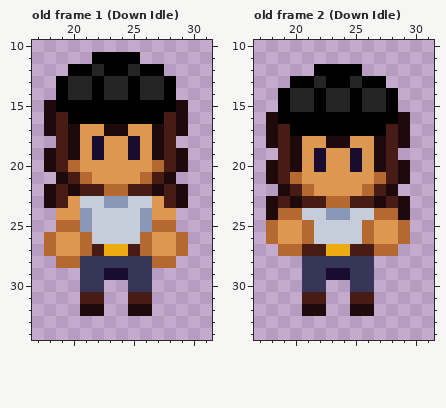
Pixel-art file: Aseprite/Npc's/Alice.aseprite. Above: the version before the commit.
48x48 pixels, 7 frames. Shown: old frame 1 (Down Idle): x 17..31, y 10..34; old frame 2 (Down Idle): x 17..31, y 10..34. The commit also changed other frames, which this record leaves out.
The same view after the edit:
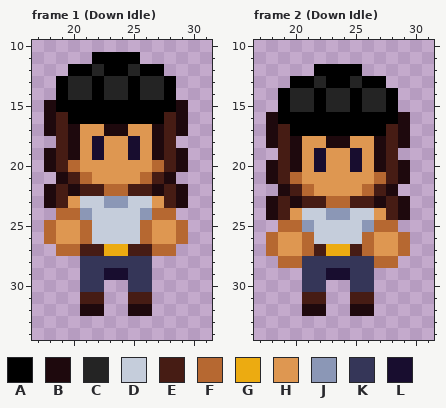
Palette (. is transparent): A #000000  B #1e090d  C #242424  D #c5cddb  E #461c14  F #b66831  G #ecab11  H #de9751  J #8b97b6  K #353658  L #180d2f
A new or re-ordered frame is compared with the old frame closest to it.
Changes in this commit:
frames 7 -> 6
Frame 1 (Down Idle) is new; against old frame 1 (Down Idle), layer "hands":
The edit turns colour F into colour E in row 27 at x 21 and 26.
There is now colour F in row 25 at x 18 and 29.
The edit turns colour H into colour F in row 24 at x 19 to 20 and 27 to 28; in row 27 at x 19 to 20 and 27 to 28.
The edit turns colour J into colour F in row 25 at x 21 and 26.
The edit turns colour F into colour H in row 25 at x 19 to 20 and 27 to 28.
The author cleared colour F in row 27 at x 18 and 29; in row 28 at x 19 to 20 and 27 to 28.
Frame 2 (Down Idle) is new; against old frame 2 (Down Idle), layer "hands":
The edit turns colour F into colour E in row 24 at x 19 and 28.
There is now colour F in row 27 at x 18 and 29; in row 28 at x 19 to 20 and 27 to 28.
The edit turns colour E into colour F in row 27 at x 21 and 26.
The edit turns colour H into colour F in row 25 at x 19 to 20 and 27 to 28.
The edit turns colour F into colour H in row 24 at x 20 and 27; in row 27 at x 19 to 20 and 27 to 28.
The edit turns colour F into colour J in row 25 at x 21 and 26.
The author cleared colour F in row 25 at x 18 and 29.
Boxes around the changes in both pictures, in picture pixels (x1, y1, x2, y2):
changed: (44, 208, 92, 268)
changed: (140, 208, 188, 268)
changed: (266, 208, 314, 268)
changed: (362, 208, 410, 268)
